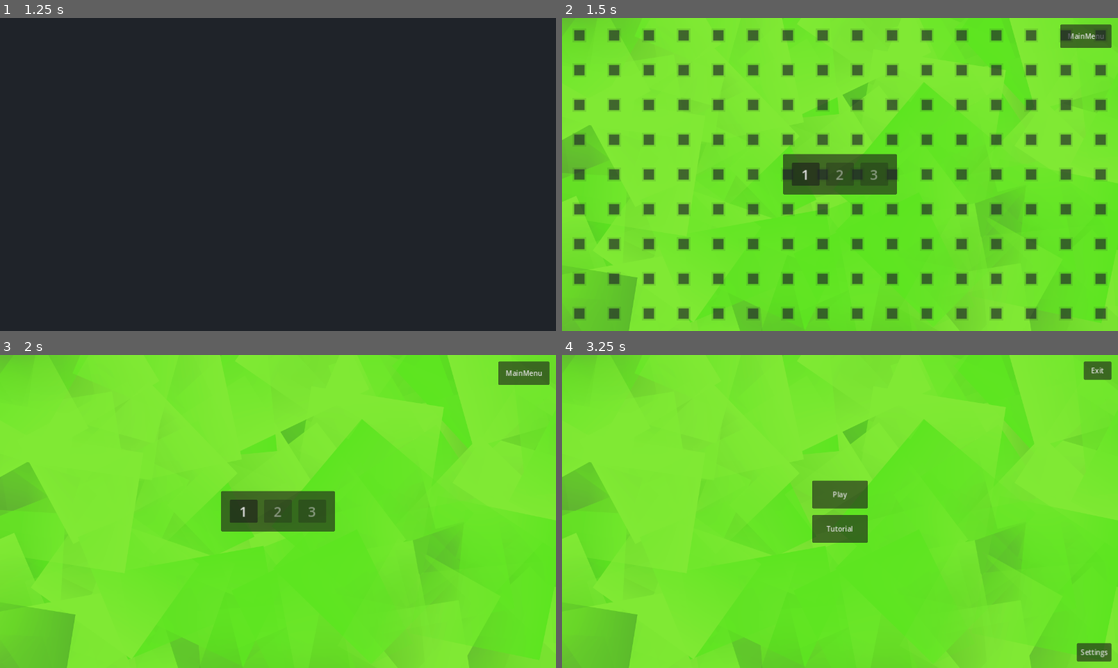
Above: before the commit, frames 1-4 (two rows, left to right).
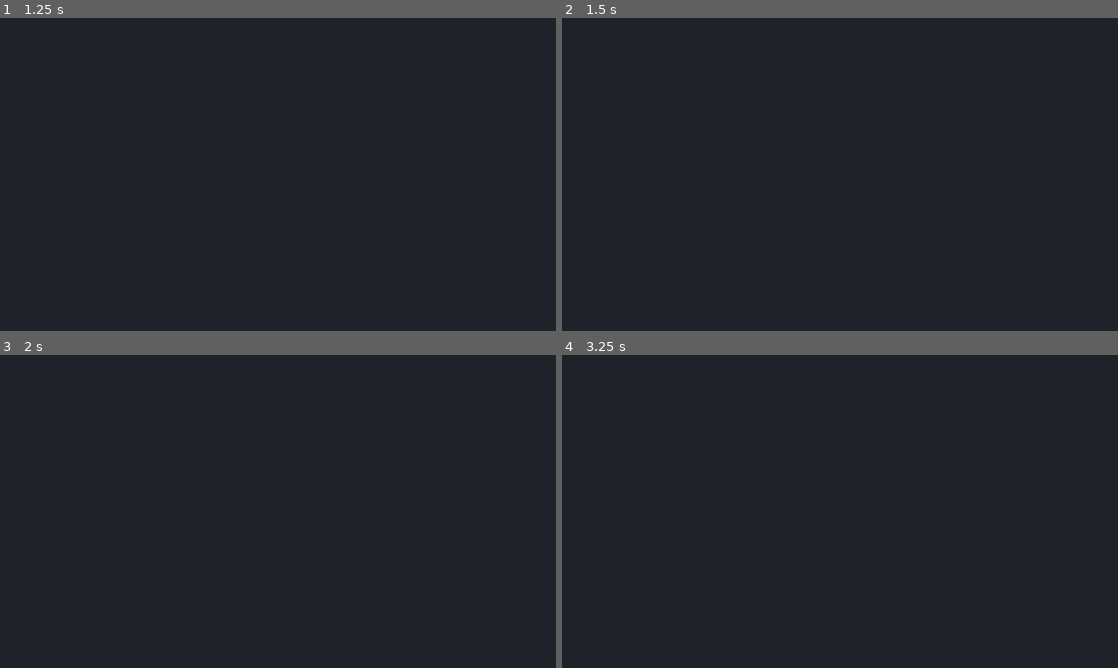
Above: after the commit, the same moments.

Repository: icsp-xp/Cubo
Game: Godot game, scene res://Scene/MainMenu.tscn
Two runs of this game, one before a commit and one after it. Both use one fixed random seed, a clock stepped at 60 frames per second and the inputs below. Sound files missing from this copy of the repository are replaced by a short silence.
Inputs (mouse positions are in pixels of both pictures, inside the frame that each line leads up to):
- Up to frame 1 (1.25 s): click "Play" at 0.5 s
- Up to frame 2 (1.5 s): click "1" at 1.25 s
- Up to frame 3 (2 s): no input
- Up to frame 4 (3.25 s): click "MainMenu" at 2 s; click (840, 495) at 2.75 s, where only the run before the commit has a clickable "Play"

Frame 1 is identical in both runs. In frame 2, 99% of the frame differs, in the area x 0-100%, y 0-100%; in frame 3, 100%; in frame 4, 100%.
Error after the commit: Cannot call method 'get_value' on a null value. (res://Script/LivelliMenu.gd:9)

Commit message:
corretto bug con ifile di salvataggio

Diff:
--- a/Scene/Arco.tscn
+++ b/Scene/Arco.tscn
@@ -505,9 +505,11 @@
 [node name="AudioCaricaArco" type="AudioStreamPlayer" parent="."]
 stream = ExtResource("2_kgxr2")
 volume_db = -10.0
+bus = &"Sfx"
 
 [node name="AudioSparo" type="AudioStreamPlayer" parent="."]
 stream = ExtResource("3_u5gpv")
+bus = &"Sfx"
 
 [node name="LightOccluder2D" type="LightOccluder2D" parent="."]
 occluder = SubResource("OccluderPolygon2D_fgp0l")
--- a/Scene/Freccia.tscn
+++ b/Scene/Freccia.tscn
@@ -15,6 +15,7 @@
 [node name="AudioColpito" type="AudioStreamPlayer" parent="."]
 stream = ExtResource("2_lkcob")
 volume_db = 10.0
+bus = &"Sfx"
 
 [node name="CollisionShape2D" type="CollisionShape2D" parent="."]
 position = Vector2(23, 0)
--- a/Scene/Livelli/Livello1.tscn
+++ b/Scene/Livelli/Livello1.tscn
@@ -64,6 +64,7 @@
 stream = ExtResource("2_ynguh")
 volume_db = -22.0
 autoplay = true
+bus = &"Musica"
 
 [node name="2D" type="Node2D" parent="."]
 
--- a/Scene/Livelli/Livello2.tscn
+++ b/Scene/Livelli/Livello2.tscn
@@ -65,6 +65,7 @@
 stream = ExtResource("2_4s1dr")
 volume_db = -22.0
 autoplay = true
+bus = &"Musica"
 
 [node name="2D" type="Node2D" parent="."]
 
--- a/Scene/Livelli/Livello3.tscn
+++ b/Scene/Livelli/Livello3.tscn
@@ -65,6 +65,7 @@
 stream = ExtResource("2_p0owv")
 volume_db = -22.0
 autoplay = true
+bus = &"Musica"
 
 [node name="2D" type="Node2D" parent="."]
 
--- a/Scene/Livelli/Tutorial.tscn
+++ b/Scene/Livelli/Tutorial.tscn
@@ -66,6 +66,7 @@
 stream = ExtResource("2_hy04n")
 volume_db = -22.0
 autoplay = true
+bus = &"Musica"
 
 [node name="2D" type="Node2D" parent="."]
 
--- a/Scene/paletti.tscn
+++ b/Scene/paletti.tscn
@@ -245,7 +245,7 @@
 tracks/2/keys = {
 "times": PackedFloat32Array(0),
 "transitions": PackedFloat32Array(1),
-"update": 0,
+"update": 1,
 "values": [Vector2(1, 1)]
 }
 tracks/3/type = "value"
@@ -305,7 +305,7 @@
 tracks/7/keys = {
 "times": PackedFloat32Array(0),
 "transitions": PackedFloat32Array(1),
-"update": 0,
+"update": 1,
 "values": [1.0]
 }
 
@@ -322,6 +322,7 @@
 [node name="AudioSfx" type="AudioStreamPlayer" parent="."]
 stream = ExtResource("2_gjkpp")
 volume_db = -10.0
+bus = &"Sfx"
 
 [node name="CollisionShape2D" type="CollisionShape2D" parent="."]
 shape = SubResource("RectangleShape2D_epj2x")
--- a/Script/LivelliMenu.gd
+++ b/Script/LivelliMenu.gd
@@ -5,6 +5,9 @@
 
 
 func _ready() -> void:
+	var config : ConfigFile = ScriptGlobale.prendi_config_file("user://CuboSaves/DatiLivelli.cfg")
+	ScriptGlobale.ultimo_livello_sbloccato = config.get_value("livello", "id_ultimo_livello_sbloccato", 1)
+
 	for indice_bottone_livello : int in range(0, ScriptGlobale.ultimo_livello_sbloccato):
 		grid_container.get_child(indice_bottone_livello).disabled = false
 
